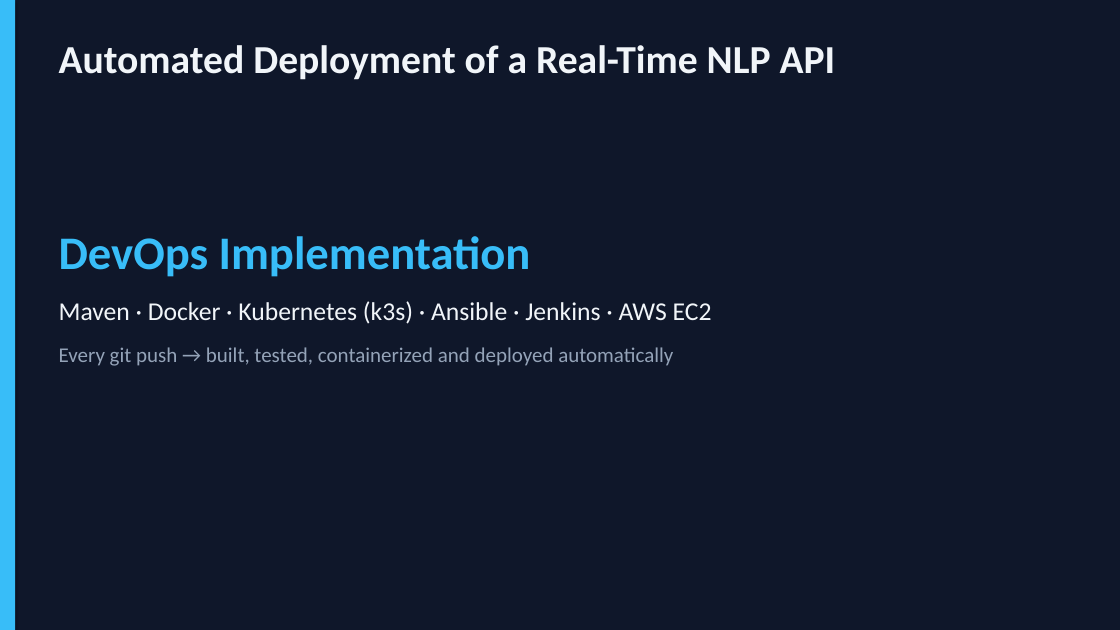
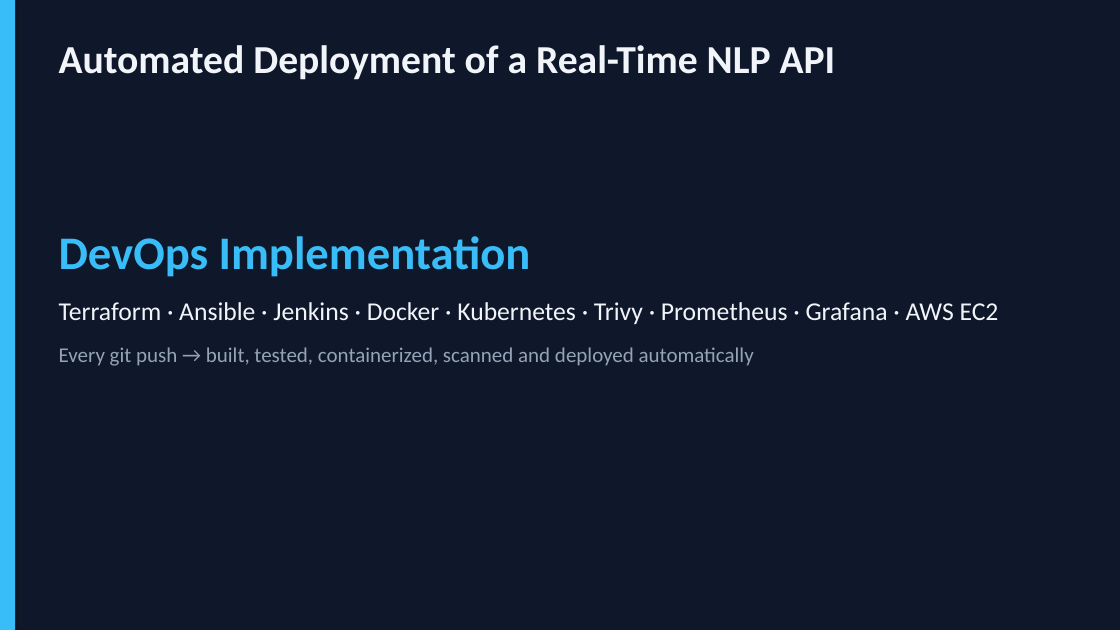
Before and after one commit to chaitanyasai9666/Devops-project, a slide deck: slide 1 of NLP_API_DevOps_Presentation.pptx. Drawn at 1120x630 pixels with LibreOffice and Linux fonts; fonts in the diff are those of the drawing. Boxes give left, top, right and bottom in pixels: in the first picture for what was removed or moved away, otherwise in the second. Text is boxed around its words. In the diff, an @@ line names an element or a change of style, - is before the commit and + after.

```diff
--- a/NLP_API_DevOps_Presentation.pptx
+++ b/NLP_API_DevOps_Presentation.pptx
@@ text at (59, 302, 999, 366): text changed; size 18 to 22 pt; text colour #94A3B8 to #F1F5F9 @@
-Maven · Docker · Kubernetes (k3s) · Ansible · Jenkins · AWS EC2
-Every git push → built, tested, containerized and deployed automatically
+Terraform · Ansible · Jenkins · Docker · Kubernetes · Trivy · Prometheus · Grafana · AWS EC2
+Every git push → built, tested, containerized, scanned and deployed automatically
```
Also in this commit, not shown: 12 other slides changed, 3 slides added.
